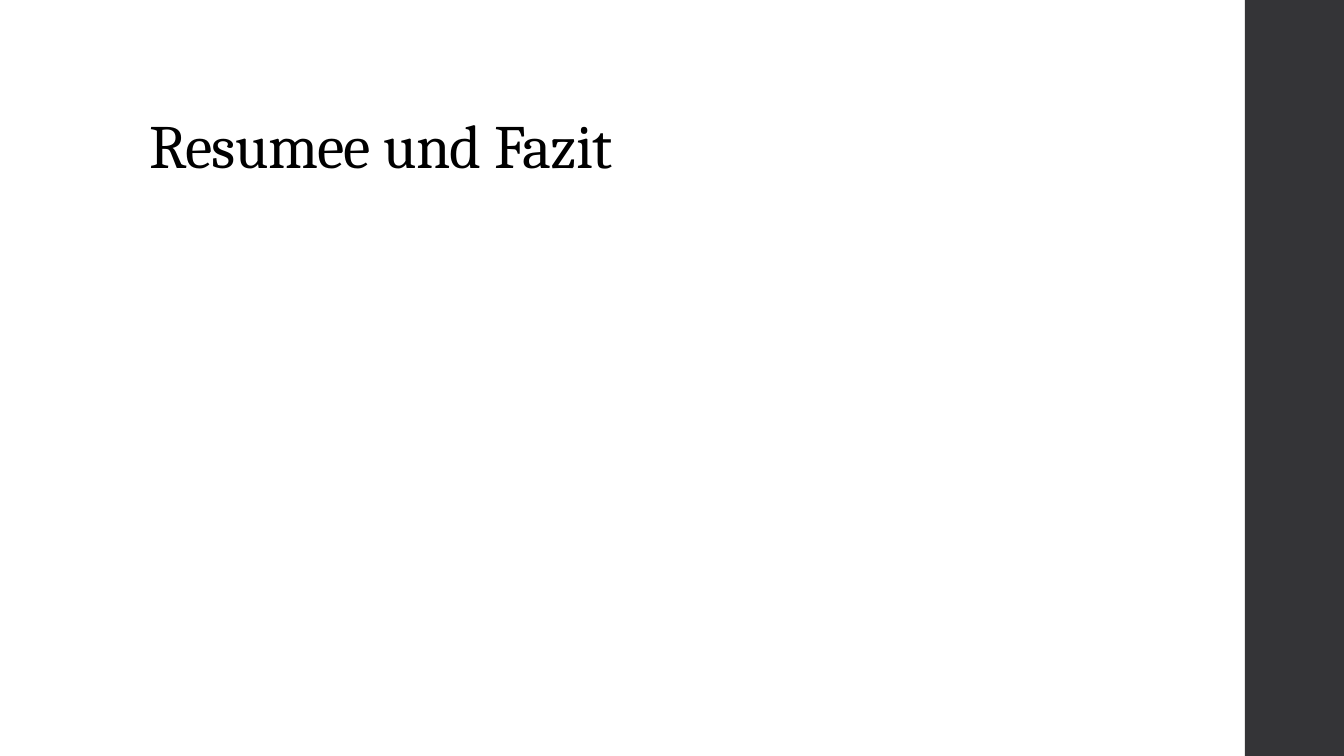
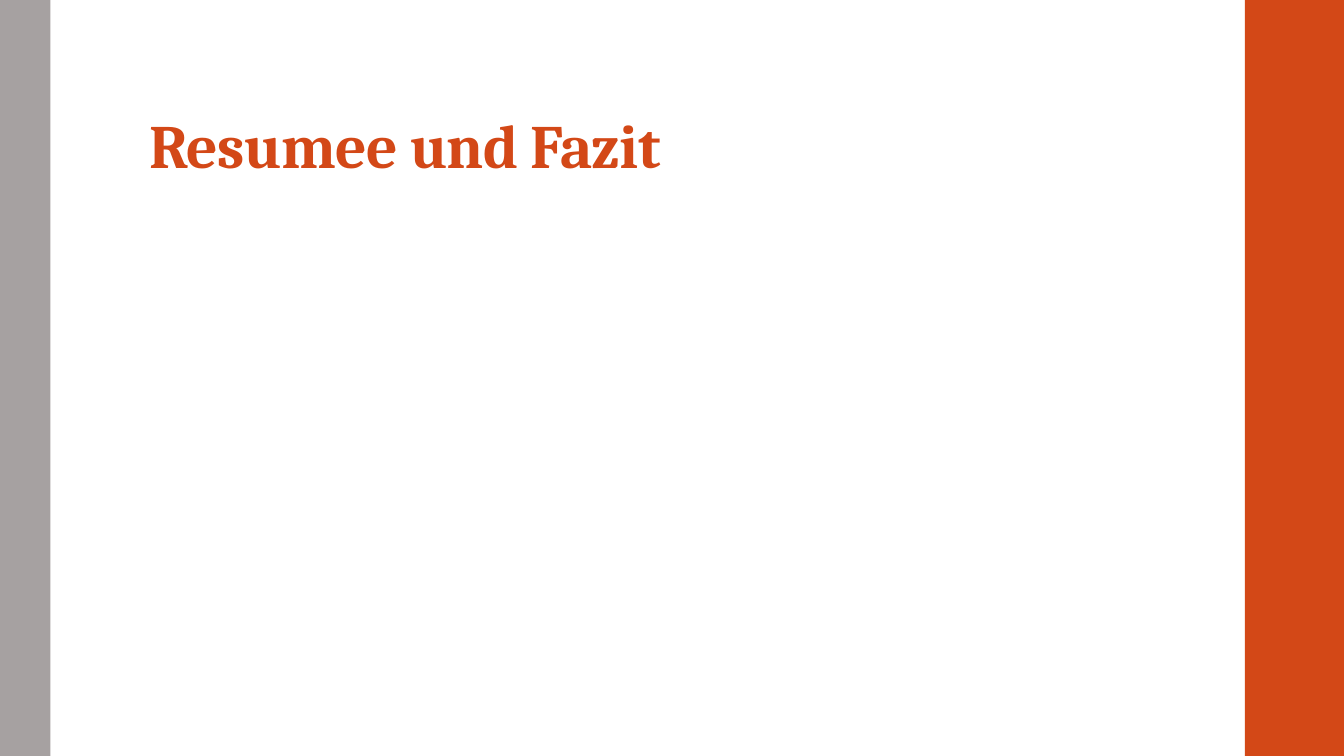
Before and after one commit to CodeIsJustLikeMagic/SE1Minutes, a slide deck: slide 8 of Projekt Diagramme/19 Präsentation und Demo TODO.pptx (slide 7 before the commit). Drawn at 1344x756 pixels with LibreOffice and Linux fonts; fonts in the diff are those of the drawing. Boxes give left, top, right and bottom in pixels: in the first picture for what was removed or moved away, otherwise in the second. Text is boxed around its words. In the diff, an @@ line names an element or a change of style, - is before the commit and + after.

```diff
--- a/Projekt Diagramme/19 Präsentation und Demo TODO.pptx
+++ b/Projekt Diagramme/19 Präsentation und Demo TODO.pptx
@@ rectangle added at (0, 0, 50, 756), fill #A6A1A1 @@
@@ rectangle at (1245, 0, 1344, 756): fill #353537 to #D34817 @@
@@ title "Resumee und Fazit" at (149, 125, 661, 169): text colour #000000 to #D34817, bold on @@
```
Also in this commit, not shown: 6 other slides changed, 1 slide added, 1 other file.
